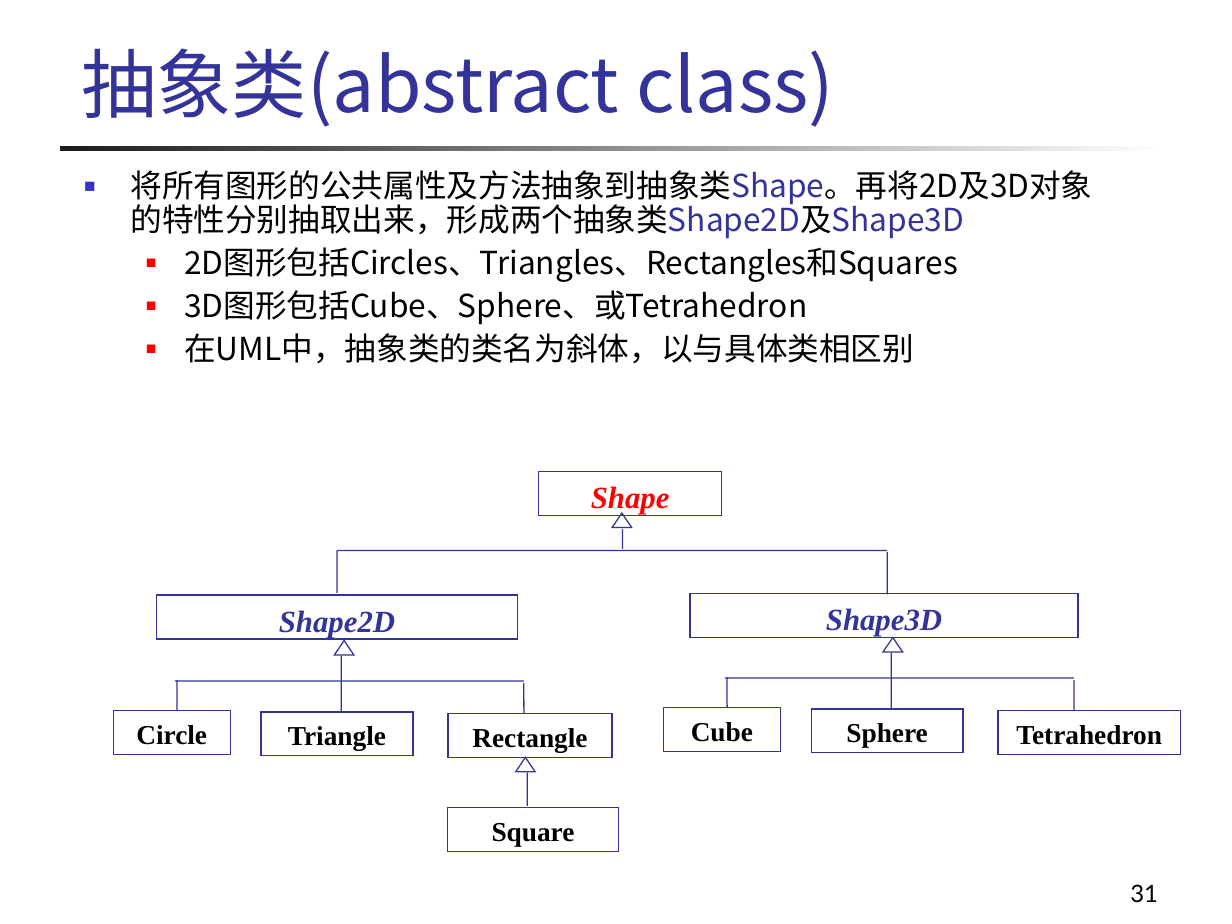
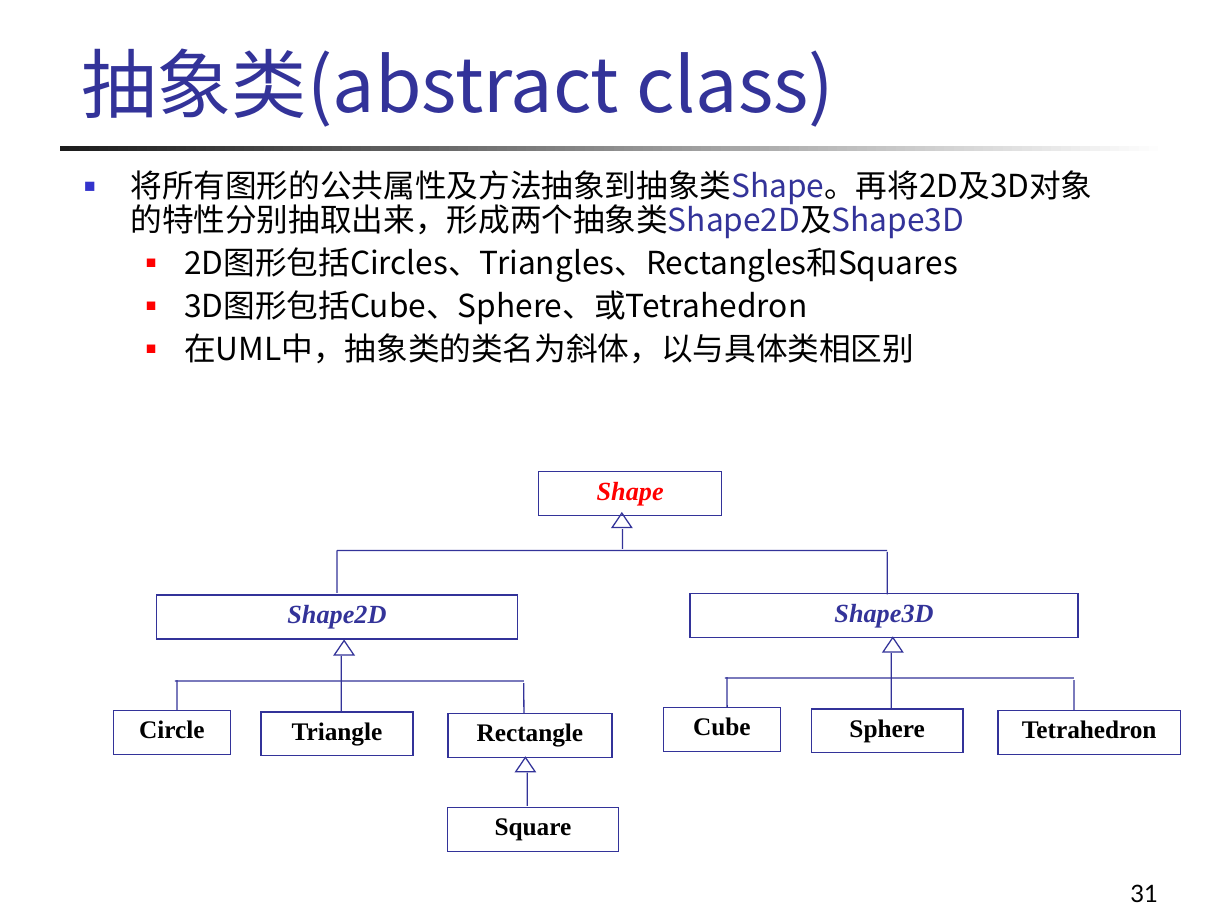
Before and after one commit to wangjin0818/Object_Oriented_Programming_2021, a slide deck: slide 31 of week 04/第04章-继承与多态.ppt. Drawn at 1232x924 pixels with LibreOffice and Linux fonts; fonts in the diff are those of the drawing; background and template pictures are left out. Boxes give left, top, right and bottom in pixels: in the first picture for what was removed or moved away, otherwise in the second. Text is boxed around its words. In the diff, an @@ line names an element or a change of style, - is before the commit and + after.

```diff
--- a/week 04/第04章-继承与多态.ppt
+++ b/week 04/第04章-继承与多态.ppt
@@ size 18 to 15.3 pt; line spacing 1 to 0.9 in 3 elements at (x1=538, y1=472, x2=721, y2=516), (x1=156, y1=595, x2=517, y2=639), (x1=690, y1=594, x2=1078, y2=638) @@
@@ size 16 to 14.8 pt; line spacing 1 to 0.9 in 7 elements at (x1=113, y1=711, x2=230, y2=755), (x1=261, y1=712, x2=413, y2=756), (x1=448, y1=713, x2=612, y2=758), (x1=448, y1=807, x2=618, y2=851), (x1=664, y1=707, x2=781, y2=752), (x1=811, y1=708, x2=962, y2=753), (x1=998, y1=711, x2=1180, y2=755) @@
```
Also in this commit, not shown: 5 other slides changed.
